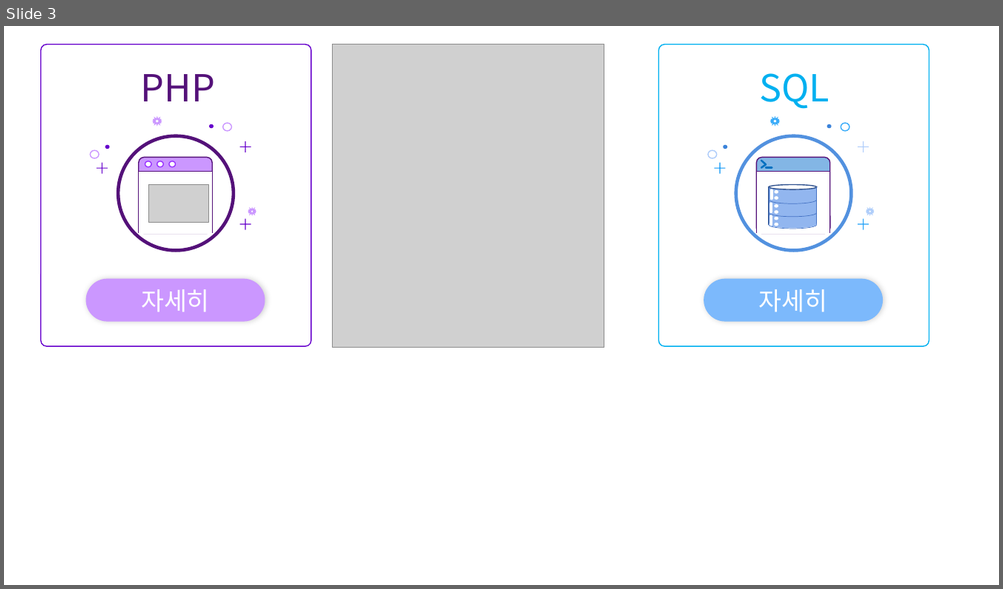
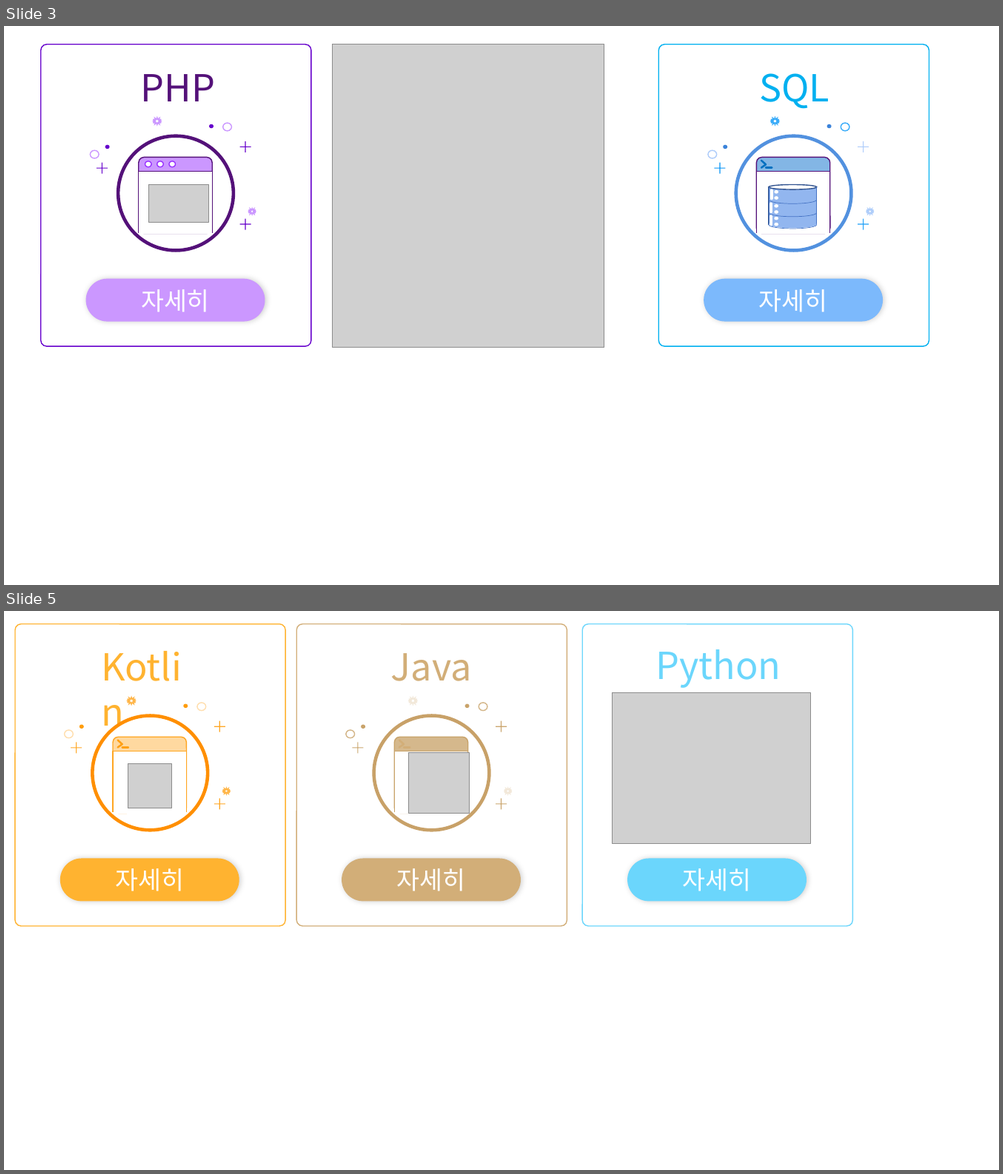
Before and after one commit to jadru/Assignment_ASP_Include, a slide deck: include_home_img.pptx. Shown one above the other, each under a label of ours: slide 3 before the commit, slides 3 and 5 after it; the slides between them are not shown. The pictures are 1003x589 and 1003x1174 pixels, drawn with LibreOffice and Linux fonts; fonts in the diff are those of the drawing; grey boxes stand for pictures. Boxes give left, top, right and bottom in pixels: in the first picture for what was removed or moved away, otherwise in the second. Text is boxed around its words. In the diff, an @@ line names an element or a change of style, - is before the commit and + after.

```diff
--- a/include_home_img.pptx
+++ b/include_home_img.pptx
@@ slide 5 added at (4,611,999,1170), background #FFFFFF @@
@@ group added at (582,624,852,925): 2 rounded rectangles, 1 text, 1 picture @@
+자세히
+Python
@@ group added at (15,624,285,925): 5 ellipses, 5 lines, 3 rounded rectangles, 3 plus signs, 2 stars, 1 text, 1 rectangle, 1 picture @@
+자세히
+Kotlin
@@ group added at (296,624,566,925): 5 ellipses, 5 lines, 3 rounded rectangles, 3 plus signs, 2 stars, 1 text, 1 rectangle, 1 picture @@
+자세히
+Java
```
Also in this commit, not shown: 1 slide changed, 1 other slide added, 17 other files.
